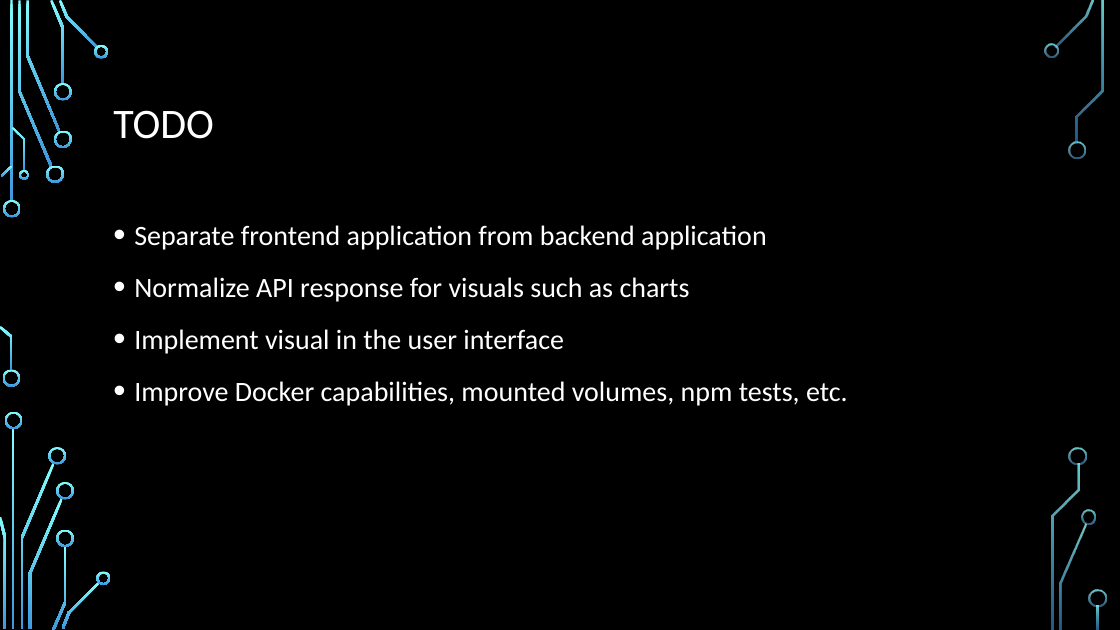
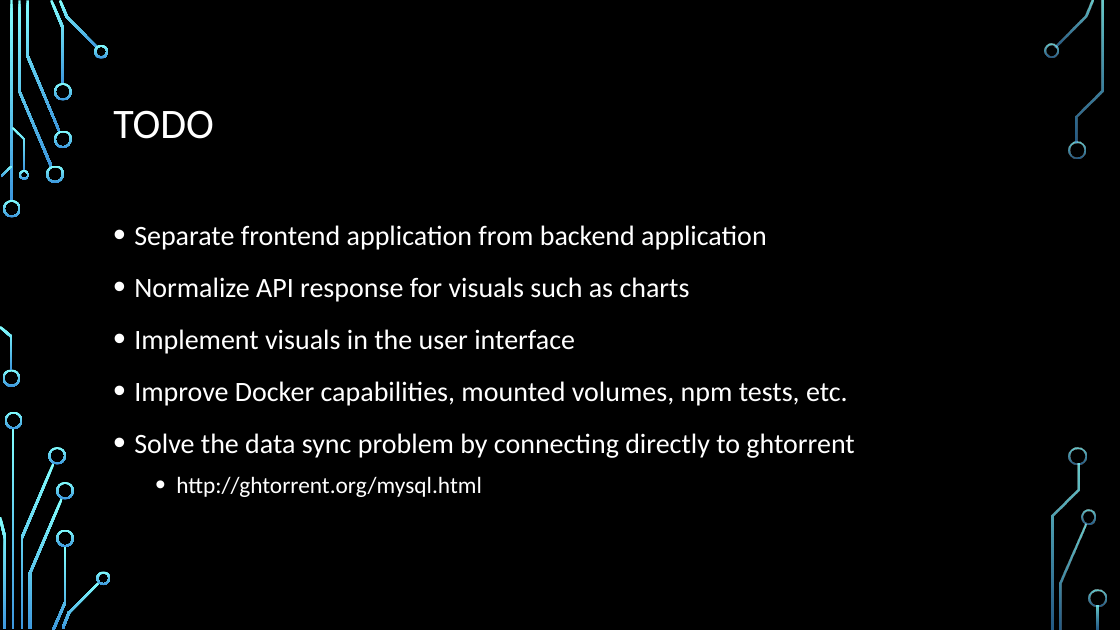
Before and after one commit to jakeharding/repo-health, a slide deck: slide 3 of docs/4_17_presentation.pptx. Drawn at 1120x630 pixels with LibreOffice and Linux fonts; fonts in the diff are those of the drawing; background and template pictures are left out. Boxes give left, top, right and bottom in pixels: in the first picture for what was removed or moved away, otherwise in the second. Text is boxed around its words. In the diff, an @@ line names an element or a change of style, - is before the commit and + after.

Commit message:
Small addition to our todo.

```diff
--- a/docs/4_17_presentation.pptx
+++ b/docs/4_17_presentation.pptx
@@ text at [134,329,575,354]: text changed @@
-• Implement visual in the user interface
+• Implement visuals in the user interface
@@ text at [134,433,854,497]: paragraphs added @@
+• Solve the data sync problem by connecting directly to ghtorrent
+  • http://ghtorrent.org/mysql.html
```
